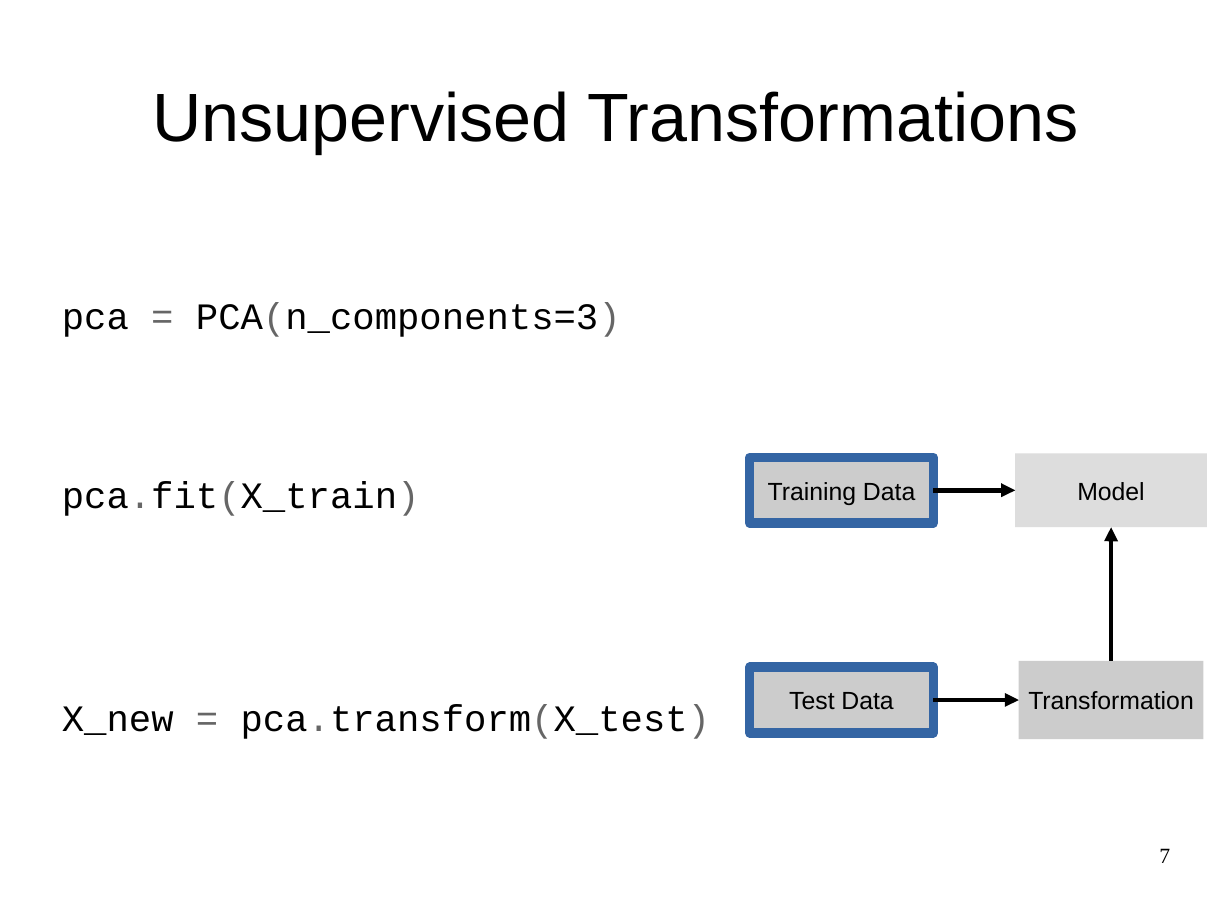
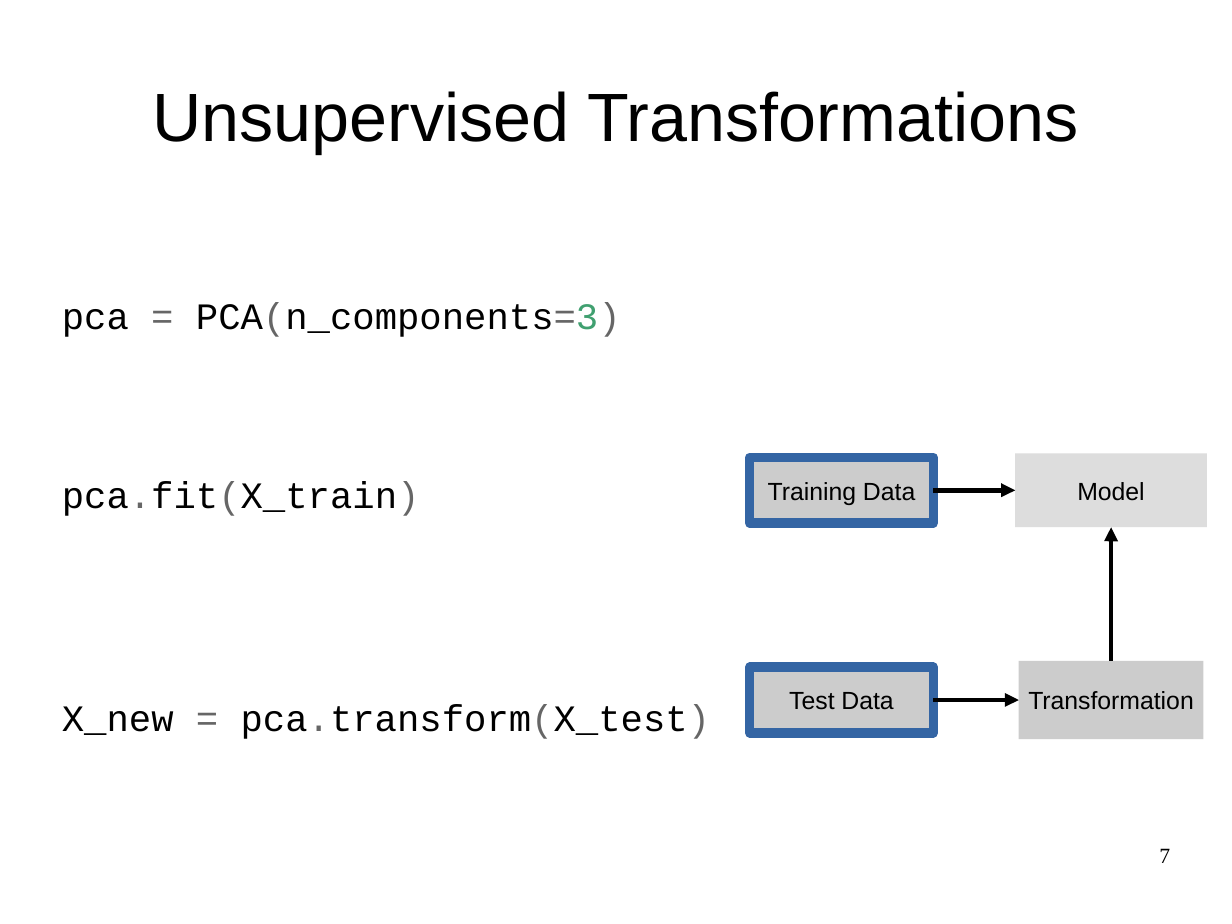
Before and after one commit to amueller/talks_odt, a slide deck: slide 7 of nyc-open-data-2015-andvanced-sklearn.odp. Drawn at 1232x924 pixels with LibreOffice and Linux fonts; fonts in the diff are those of the drawing. Boxes give left, top, right and bottom in pixels: in the first picture for what was removed or moved away, otherwise in the second. Text is boxed around its words. In the diff, an @@ line names an element or a change of style, - is before the commit and + after.

```diff
--- a/nyc-open-data-2015-andvanced-sklearn.odp
+++ b/nyc-open-data-2015-andvanced-sklearn.odp
@@ text at (x1=62, y1=302, x2=621, y2=337): text colour #000000 to #666666, text colour #000000 to #40A070 in "PCA(n_components=3)" @@
```
Also in this commit, not shown: 7 other slides changed, 2 slides removed.
